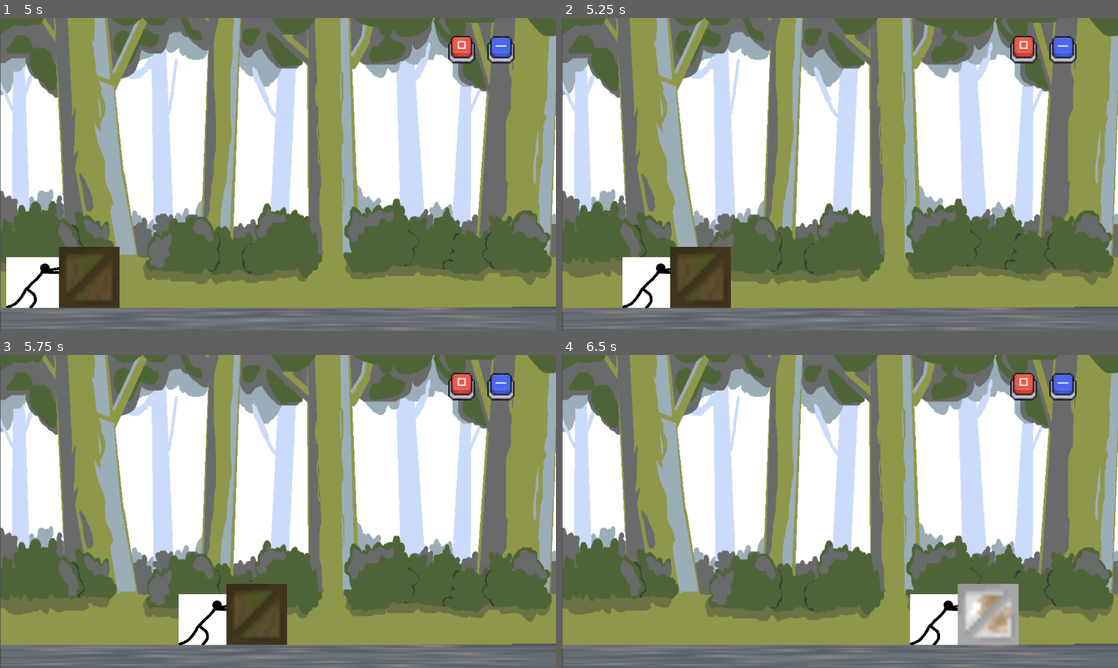
Above: before the commit, frames 1-4 (two rows, left to right).
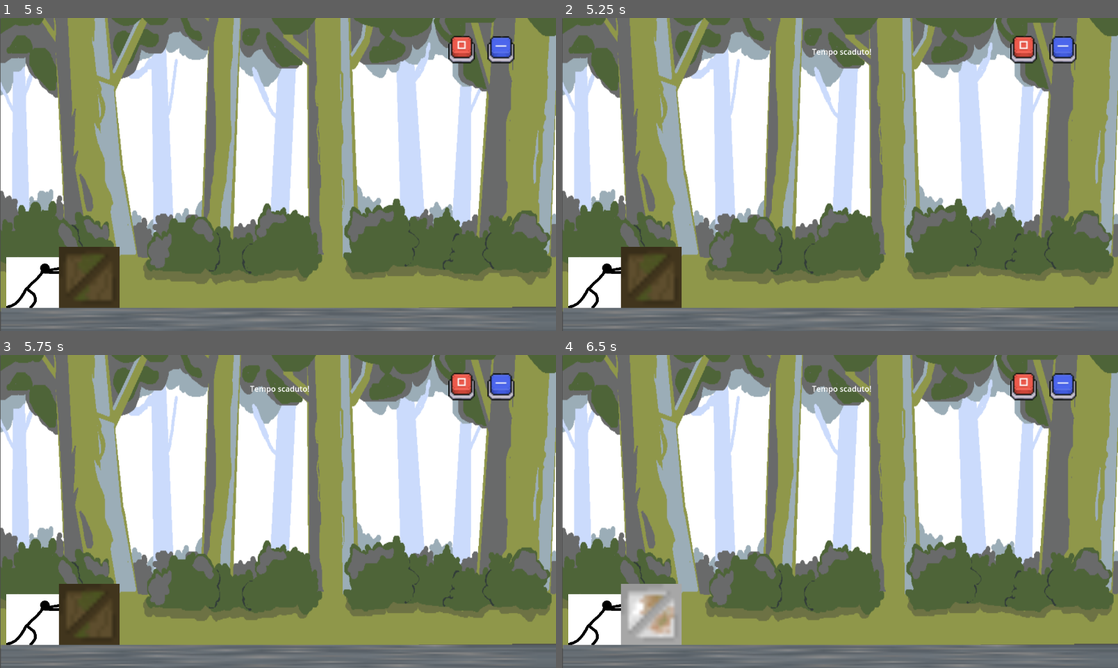
Above: after the commit, the same moments.

Repository: oleksandrkushnir1/lan-party-24-25
Game: Godot game, scene res://Scene/minigioco.tscn
Two runs of this game, one before a commit and one after it. Both use one fixed random seed, a clock stepped at 60 frames per second and the inputs below.
Inputs (mouse positions are in pixels of both pictures, inside the frame that each line leads up to):
- Up to frame 1 (5 s): click (500, 49) at 0.5 s; click (461, 49) at 1.25 s; click (500, 49) at 2 s; click (461, 49) at 2.75 s; click (500, 49) at 3.5 s; click (461, 49) at 4.25 s
- Up to frame 2 (5.25 s): tap Enter (Conferma) at 5, 5.1 s
- Up to frame 3 (5.75 s): no input
- Up to frame 4 (6.5 s): tap Enter (Conferma) at 5.85 s

Frame 1 is identical in both runs. In frame 2, 5.2% of the frame differs, in the area x 1-56%, y 9-93%; in frame 3, 7.1%; in frame 4, 7.4%, in the area x 1-83%, y 9-93%.

Commit message:
aggiunta durata al gioco

Diff:
--- a/minigioco-di-fisica/Scene/minigioco.tscn
+++ b/minigioco-di-fisica/Scene/minigioco.tscn
@@ -71,6 +71,16 @@
 one_shot = true
 
 [node name="Timer2" type="Timer" parent="."]
+wait_time = 5.0
+one_shot = true
+autostart = true
+
+[node name="Label" type="Label" parent="."]
+offset_left = 518.0
+offset_top = 58.0
+offset_right = 642.0
+offset_bottom = 81.0
+text = "Tempo scaduto!"
 
 [connection signal="button_down" from="Button" to="Player" method="_on_button_button_down"]
 [connection signal="button_down" from="Button" to="floor" method="_on_button_button_down"]
--- a/minigioco-di-fisica/Scripts/player.gd
+++ b/minigioco-di-fisica/Scripts/player.gd
@@ -1,6 +1,10 @@
 extends CharacterBody2D
 
 const SPEED = 10
+
+@onready var timer: Timer = $"../Timer"
+@onready var timer_2: Timer = $"../Timer2"
+@onready var label = $"../Label"
 
 var m = 1
 var y = 1
@@ -8,13 +12,17 @@
 var _vf = true
 
 func _physics_process(delta: float) -> void:
-	if Input.is_action_just_pressed("Conferma"):
-		$"../Timer".start()
+	if !timer_2.is_stopped():
+		label.visible = false
+		if Input.is_action_just_pressed("Conferma"):
+			timer.start()
 
-	if !$"../Timer".is_stopped():
-		velocity.x = ((SPEED - ((m * 9.81) * y)) * 50)
+		if !timer.is_stopped():
+			velocity.x = ((SPEED - ((m * 9.81) * y)) * 50)
+		else:
+			velocity.x = 0
 	else:
-		velocity.x = 0
+		label.visible = true
 
 	# Gravità implementata
 	velocity += get_gravity() * delta
